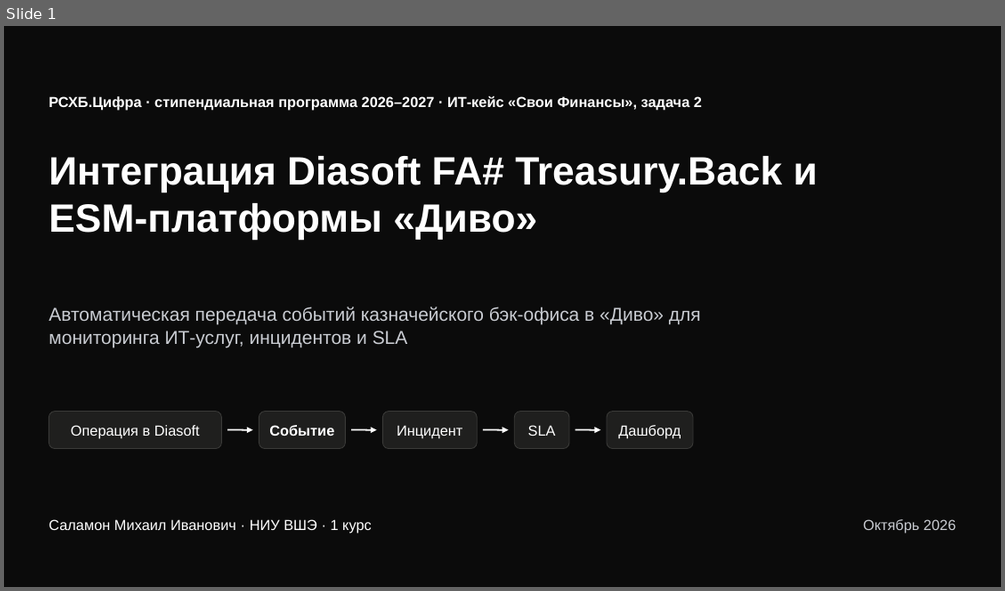
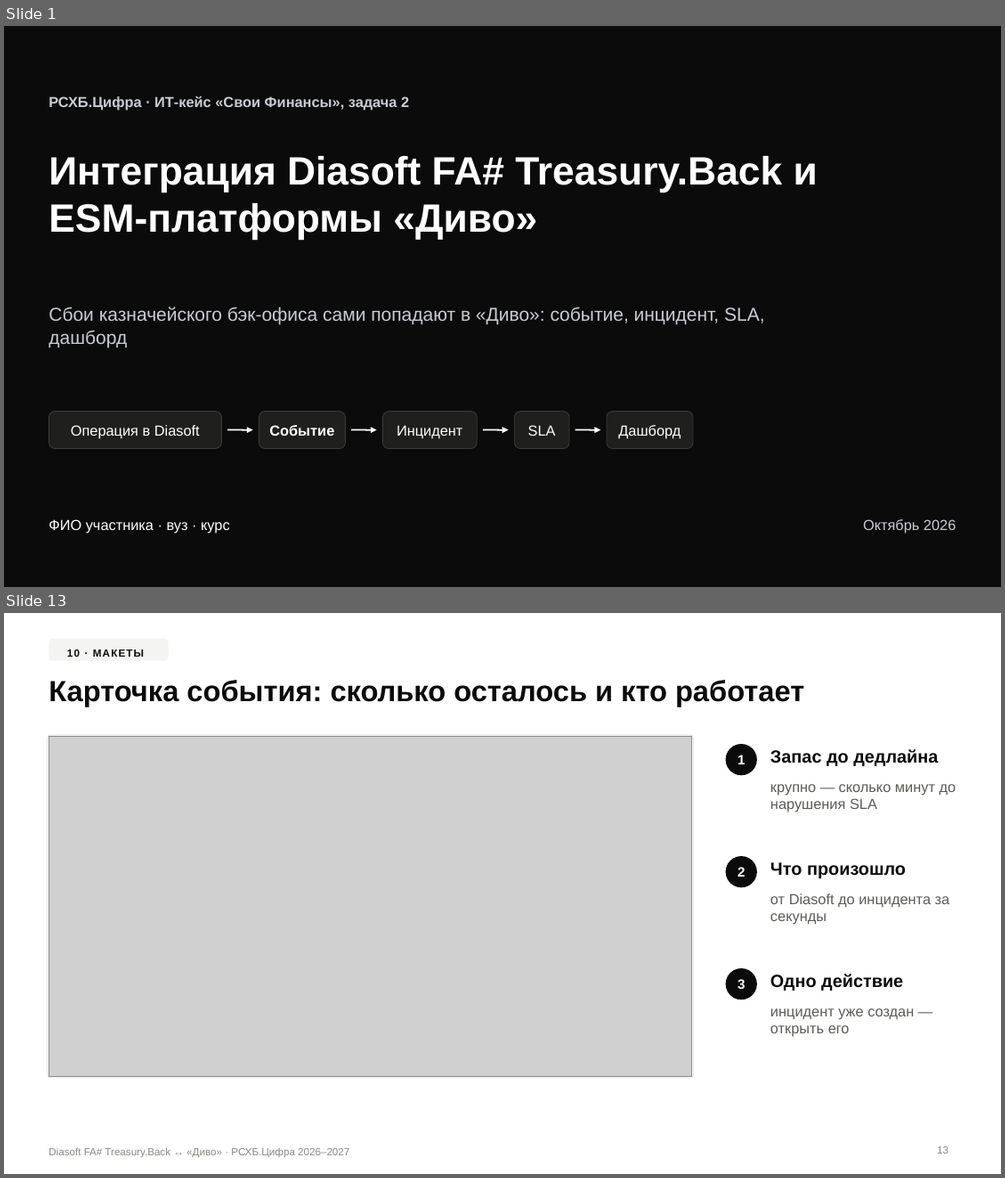
Before and after one commit to schierketsu/rshb, a slide deck: presentation/Diasoft-Divo-integration.pptx. Shown one above the other, each under a label of ours: slide 1 before the commit, slides 1 and 13 after it; the slides between them are not shown. The pictures are 1005x591 and 1005x1178 pixels, drawn with LibreOffice and Linux fonts; fonts in the diff are those of the drawing; grey boxes stand for pictures. Boxes give left, top, right and bottom in pixels: in the first picture for what was removed or moved away, otherwise in the second. Text is boxed around its words. In the diff, an @@ line names an element or a change of style, - is before the commit and + after.

```diff
--- a/presentation/Diasoft-Divo-integration.pptx
+++ b/presentation/Diasoft-Divo-integration.pptx
@@ slide 13 added at (4, 613, 1001, 1174), background #FFFFFF @@
@@ rounded rectangle added at (48, 639, 169, 661), fill #F4F4F2, 10 pt, text #0B0B0B, bold @@
+10 · МАКЕТЫ
@@ title added at (48, 680, 804, 706), 28 pt, text #0B0B0B, bold @@
+Карточка события: сколько осталось и кто работает
@@ rounded rectangle added at (48, 735, 694, 1078), fill #FFFFFF, outline #E6E5E0 0.75 pt @@
@@ picture added at (48, 737, 692, 1076) @@
@@ ellipse added at (726, 744, 757, 775), fill #0B0B0B, 13 pt, text #FFFFFF, bold @@
+1
@@ text added at (770, 749, 938, 766), 17 pt, text #0B0B0B, bold @@
+Запас до дедлайна
@@ text added at (770, 784, 956, 812), 14 pt, text #5C5B57 @@
+крупно — сколько минут до нарушения SLA
@@ ellipse added at (726, 856, 757, 887), fill #0B0B0B, 13 pt, text #FFFFFF, bold @@
+2
@@ text added at (770, 862, 906, 878), 17 pt, text #0B0B0B, bold @@
+Что произошло
@@ text added at (770, 893, 950, 925), 14 pt, text #5C5B57 @@
+от Diasoft до инцидента за секунды
@@ ellipse added at (726, 968, 757, 999), fill #0B0B0B, 13 pt, text #FFFFFF, bold @@
+3
@@ text added at (770, 973, 903, 990), 17 pt, text #0B0B0B, bold @@
+Одно действие
@@ text added at (770, 1008, 914, 1037), 14 pt, text #5C5B57 @@
+инцидент уже создан — открыть его
@@ page number added at (937, 1146, 948, 1153), 10 pt, text #8A8984 @@
+13
@@ text added at (48, 1147, 349, 1158), 10 pt, text #8A8984 @@
+Diasoft FA# Treasury.Back ↔ «Диво» · РСХБ.Цифра 2026–2027
@@ slide 1 changed as well @@
@@ text at (48, 96, 409, 111): text changed; text colour #FFFFFF to #C9CCD2 @@
-РСХБ.Цифра · стипендиальная программа 2026–2027 · ИТ-кейс «Свои Финансы», задача 2
+РСХБ.Цифра · ИТ-кейс «Свои Финансы», задача 2
@@ text at (48, 306, 764, 347): text changed @@
-Автоматическая передача событий казначейского бэк-офиса в «Диво» для мониторинга ИТ-услуг, инцидентов и SLA
+Сбои казначейского бэк-офиса сами попадают в «Диво»: событие, инцидент, SLA, дашборд
@@ text at (48, 519, 230, 533): text changed @@
-Саламон Михаил Иванович · НИУ ВШЭ · 1 курс
+ФИО участника · вуз · курс
```
Also in this commit, not shown: 5 other slides changed, 10 other slides added, 17 slides removed, 9 other files.
